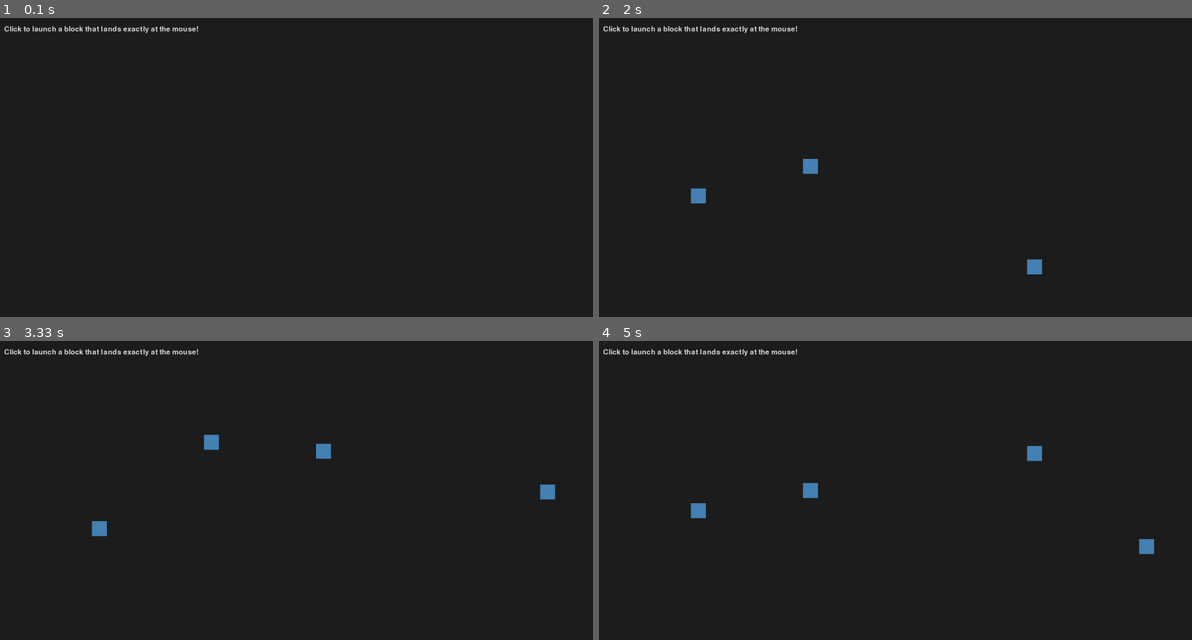
Above: before the commit, frames 1-4 (two rows, left to right).
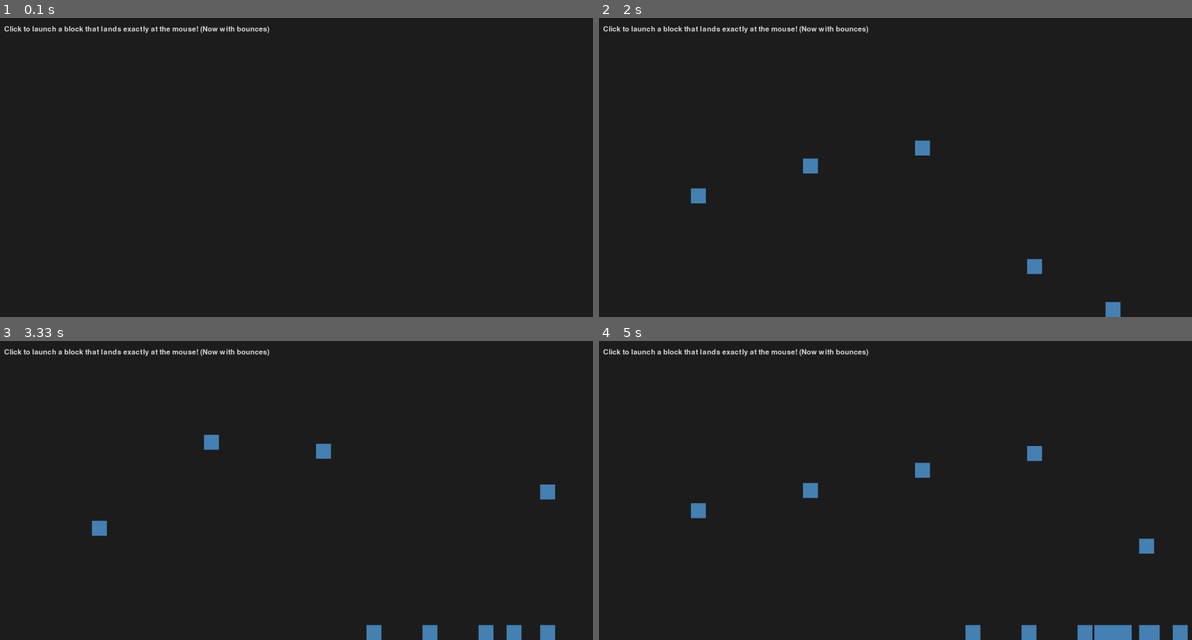
Above: after the commit, the same moments.

Repository: SquareRoot49/New-2048-Game
Game: pygame game, started from Game develop/pygame_block_launcher.py
The game is run twice, just before and just after one commit, with the same random seed, the same clock (stepped at 60 frames per second) and the same inputs.
Inputs (mouse positions are in pixels of both pictures, inside the frame that each line leads up to):
- Up to frame 1 (0.1 s): no input
- Up to frame 2 (2 s): click (895, 167) at 0.38 s; click (895, 185) at 0.72 s; click (711, 122) at 1.05 s; click (1114, 272) at 1.38 s; click (907, 65) at 1.72 s
- Up to frame 3 (3.33 s): click (266, 568) at 2.05 s; click (272, 439) at 2.38 s; click (213, 427) at 2.72 s; click (450, 463) at 3.05 s
- Up to frame 4 (5 s): click (1079, 484) at 3.38 s; click (1020, 436) at 3.72 s; click (717, 430) at 4.05 s; click (919, 478) at 4.38 s; click (717, 472) at 4.72 s

The runs differ from the first frame. In frame 1, 0.1% of the frame differs, in the area x 33-46%, y 2-6%; in frame 2, 0.4%; in frame 3, 0.8%; in frame 4, 1.3%, in the area x 33-100%, y 2-100%.

Commit message:
Prompt 4: Add boundary collision

Diff:
--- a/Game develop/pygame_block_launcher.py
+++ b/Game develop/pygame_block_launcher.py
@@ -27,7 +27,24 @@
         self.vy += GRAVITY
         self.x += self.vx
         self.y += self.vy
-        self.rect.topleft = (self.x, self.y)
+
+        # --- Boundary collision handling ---
+        # Top edge
+        if self.y < 0:
+            self.y = 0
+            self.vy *= -1
+        # Right edge
+        if self.x + BLOCK_SIZE > SCREEN_WIDTH:
+            self.x = SCREEN_WIDTH - BLOCK_SIZE
+            self.vx *= -1
+        # Bottom edge
+        if self.y + BLOCK_SIZE > SCREEN_HEIGHT:
+            self.y = SCREEN_HEIGHT - BLOCK_SIZE
+            self.vy = 0
+            self.vx = 0
+        # (Optional: left edge, but not required by user)
+
+        self.rect.topleft = (int(self.x), int(self.y))
 
     def draw(self, surface):
         if self.image:
@@ -74,9 +91,6 @@
         for block in blocks:
             block.update()
 
-        # Remove blocks that move off the screen (right, left, top, or bottom)
-        blocks = [b for b in blocks if 0 <= b.x < SCREEN_WIDTH and 0 <= b.y < SCREEN_HEIGHT]
-
         # Draw everything
         screen.fill((30, 30, 30))  # Dark background
         for block in blocks:
@@ -84,7 +98,7 @@
 
         # Instructions
         font = pygame.font.SysFont(None, 28)
-        text = font.render("Click to launch a block that lands exactly at the mouse!", True, (220, 220, 220))
+        text = font.render("Click to launch a block that lands exactly at the mouse! (Now with bounces)", True, (220, 220, 220))
         screen.blit(text, (20, 20))
 
         pygame.display.flip()
--- a/log.txt
+++ b/log.txt
@@ -46,3 +46,22 @@
 - The horizontal and vertical velocities (`vx`, `vy`) are set based on the click direction
 - Gravity is applied over time, affecting `vy`, resulting in a curved arc
 - Now the player can control the launch angle and trajectory by clicking different parts of the screen
+
+## Prompt 4 – 2025-07-14
+
+**Prompt:**
+Add boundary collision behavior to the projectile blocks:
+- If a block hits the **top edge** of the screen, reverse its vertical velocity (vy *= -1)
+- If it hits the **right edge**, reverse its horizontal velocity (vx *= -1)
+- If it hits the **bottom edge**, stop its downward motion by setting vy = 0 and keeping it at the bottom
+Ensure blocks remain inside the screen boundaries and continue updating after collisions.
+
+**Files Modified:**
+- `pygame_block_launcher.py`
+
+**Description of Change:**
+Implemented custom edge behavior:
+- Top boundary: blocks bounce by reversing vertical velocity
+- Right boundary: blocks bounce by reversing horizontal velocity
+- Bottom boundary: blocks stop falling (vy = 0), and are pinned to the floor
+- Added logic to prevent blocks from moving outside the screen area
